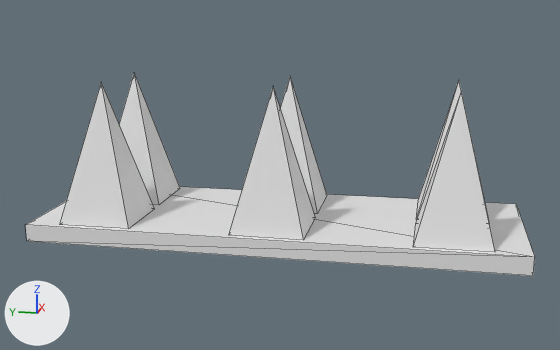
What one commit did to the glTF model assets/models/spikes.gltf.
Both versions are drawn from a camera (50 mm lens) standing at (-4.39, -0.87, 1.34) and looking at (-0.02, 0.01, 0.25). Every picture has the same lights, and +X, +Y and +Z are marked at lower left. The older version comes first. Mesh edges are drawn as thin lines. Vertices at exactly the same position are counted once.

The first picture shows 'spikes'.
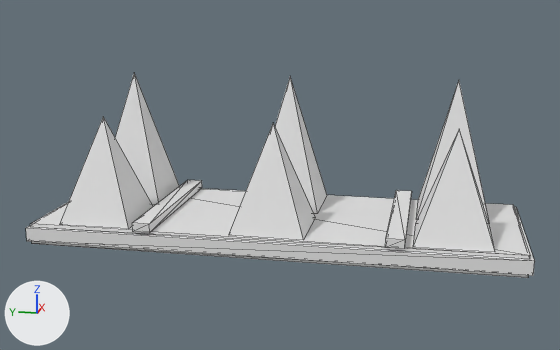
What changed in the scene script:
```text
Change me_spikes:
    used by ob_spikes; location = (0.0, 0.0, 0.0)
    verts and faces of me_spikes; kept vertices keep their numbers, new ones are numbered from 38
    before: 2 (-0.25, 1.0, 0.8) at pixel (101, 81), 12 (-0.25, 0.0, 0.8) at pixel (273, 85), 22 (-0.25, -1.0, 0.8) at pixel (461, 90), 32 (0.5, -1.4, 0.0) at pixel (516, 204), 33 (-0.5, -1.4, 0.0) at pixel (534, 257)
    before: 36 (-0.5, 1.4, 0.0) at pixel (25, 224), 37 (0.5, 1.4, 0.0)
    remove me_spikes.from_pydata(...)  # 38 vertices, 48 faces; spans x -0.5..0.5, y -1.4..1.4, z -0.1..0.8
    add me_spikes.from_pydata(...)  # 118 vertices, 168 faces; spans x -0.5..0.5, y -1.4..1.4, z -0.12..0.8
    me_spikes part 1: a new loose piece, a box spanning x -0.48..0.48, y -1.38..1.38, z -0.02..0.0
    me_spikes part 2: a new loose piece, a box spanning x -0.48..0.48, y -1.38..1.38, z -0.12..-0.1
    me_spikes part 3: a new loose piece, a box spanning x -0.5..0.5, y 0.65..0.75, z 0.0..0.05
    me_spikes part 4: a new loose piece, a box spanning x -0.5..0.5, y -0.75..-0.65, z 0.0..0.05
    me_spikes part 5
    add for i in [32, 33, 36, 37]: verts[i] += (0.0, 0.0, -0.02)
    add for i in [2, 12, 22]: verts[i] += (0.0, 0.0, -0.2)
    other edits to the shape of me_spikes do not show in these pictures
```

Where the change shows, as pixel boxes [x1, y1, x2, y2] in the pictures (560 x 350 px; the box of a moved part takes in the faces that stretch with it):
'spikes', reshaped
    before: [26, 73, 535, 276]
    after: [26, 73, 535, 278]
part 1 of me_spikes, added
    after: [30, 189, 530, 259]
part 2 of me_spikes, added (mostly hidden)
    after: [32, 242, 529, 278]
part 3 of me_spikes, added
    after: [132, 180, 202, 233]
part 4 of me_spikes, added
    after: [385, 190, 412, 249]
part 5 of me_spikes, moved or reshaped
    before: [26, 82, 535, 276]
    after: [26, 117, 535, 276]
